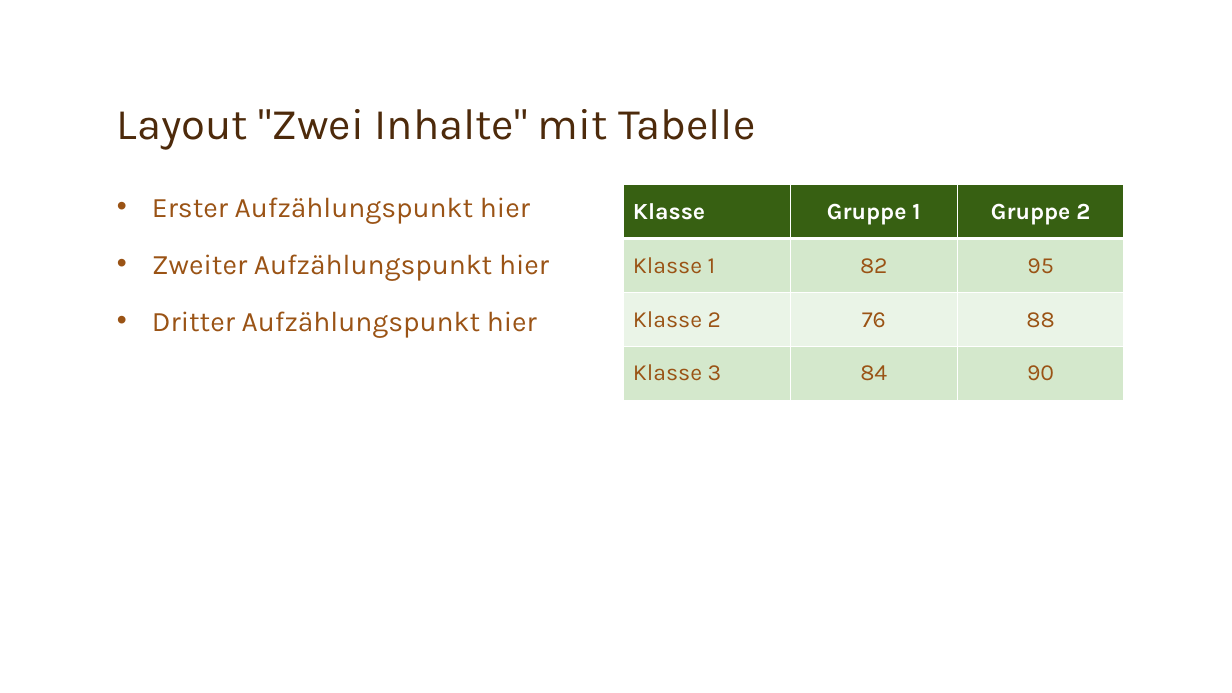
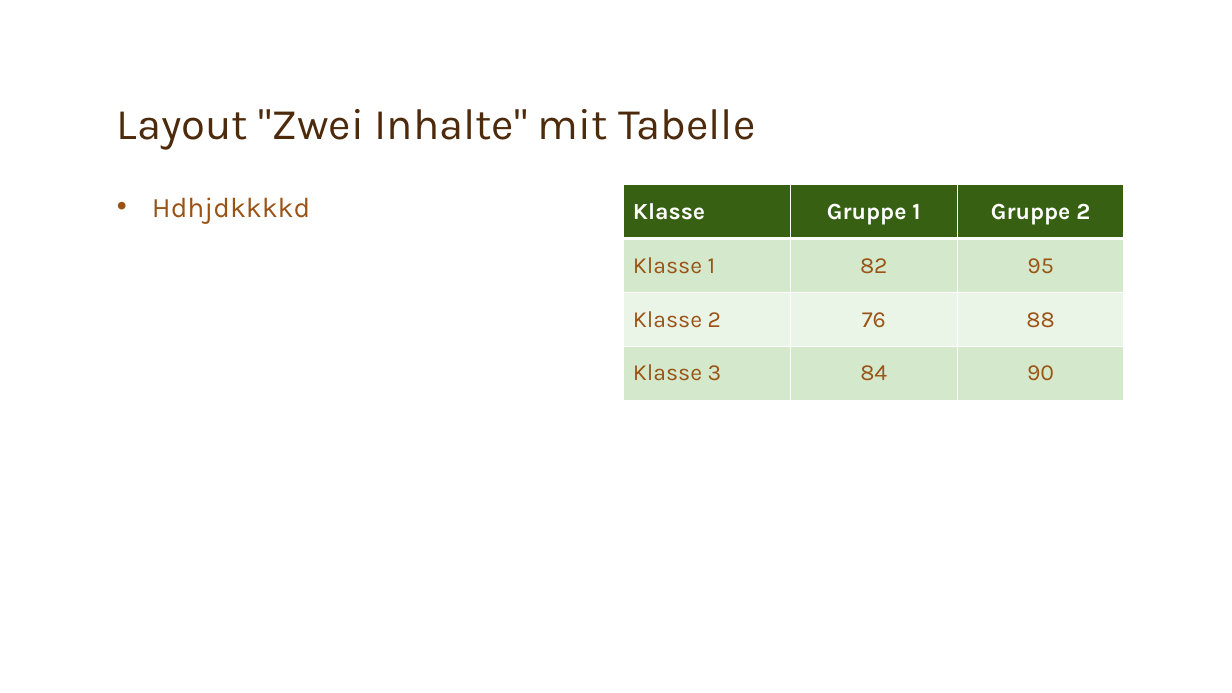
Before and after one commit to Team-6-SYP/Spassseite, a slide deck: slide 3 of Kapitel 9 Qualitätsicherung.pptx. Drawn at 1232x693 pixels with LibreOffice and Linux fonts; fonts in the diff are those of the drawing; background and template pictures are left out. Boxes give left, top, right and bottom in pixels: in the first picture for what was removed or moved away, otherwise in the second. Text is boxed around its words. In the diff, an @@ line names an element or a change of style, - is before the commit and + after.

Commit message:
Update Kapitel 9 Qualitätsicherung.pptx
Abc

```diff
--- a/Kapitel 9 Qualitätsicherung.pptx
+++ b/Kapitel 9 Qualitätsicherung.pptx
@@ text at (x1=152, y1=197, x2=310, y2=224): text changed @@
-• Erster Aufzählungspunkt hier
-• Zweiter Aufzählungspunkt hier
-• Dritter Aufzählungspunkt hier
+• Hdhjdkkkkd
```
